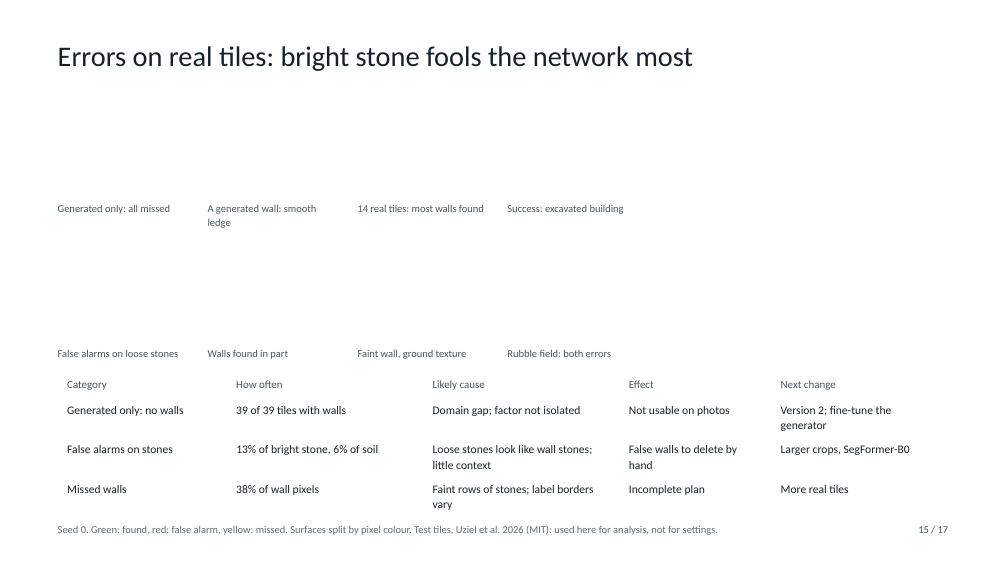
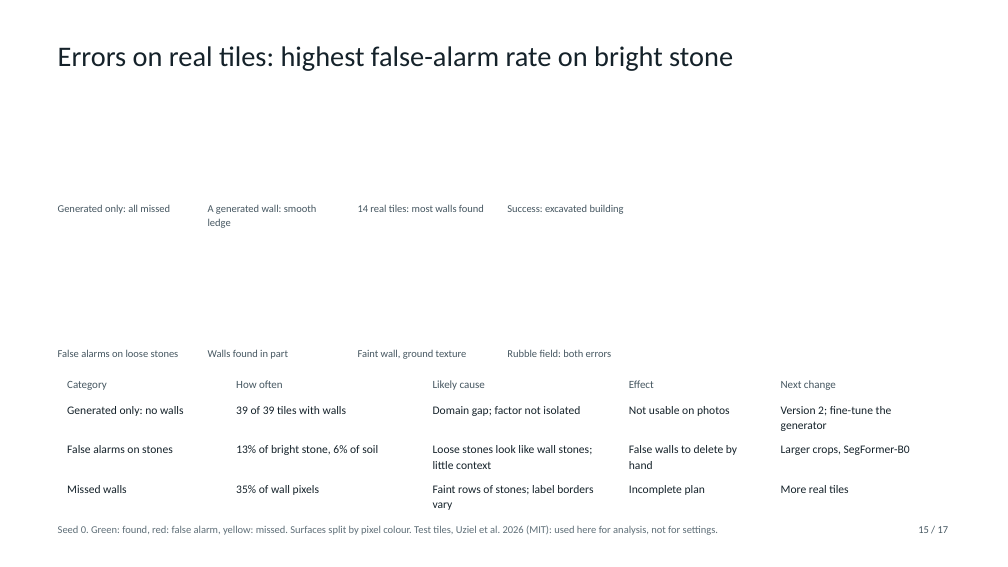
Before and after one commit to ssen2803/arch-to-image, a slide deck: slide 15 of slides/midterm.pptx. Drawn at 1008x567 pixels with LibreOffice and Linux fonts; fonts in the diff are those of the drawing; background and template pictures are left out. Boxes give left, top, right and bottom in pixels: in the first picture for what was removed or moved away, otherwise in the second. Text is boxed around its words. In the diff, an @@ line names an element or a change of style, - is before the commit and + after.

```diff
--- a/slides/midterm.pptx
+++ b/slides/midterm.pptx
@@ text at box(58, 46, 733, 71): text changed @@
-Errors on real tiles: bright stone fools the network most
+Errors on real tiles: highest false-alarm rate on bright stone
@@ text at box(236, 485, 319, 495): text changed @@
-38% of wall pixels
+35% of wall pixels
```
Also in this commit, not shown: 6 other slides changed, 25 other files.
